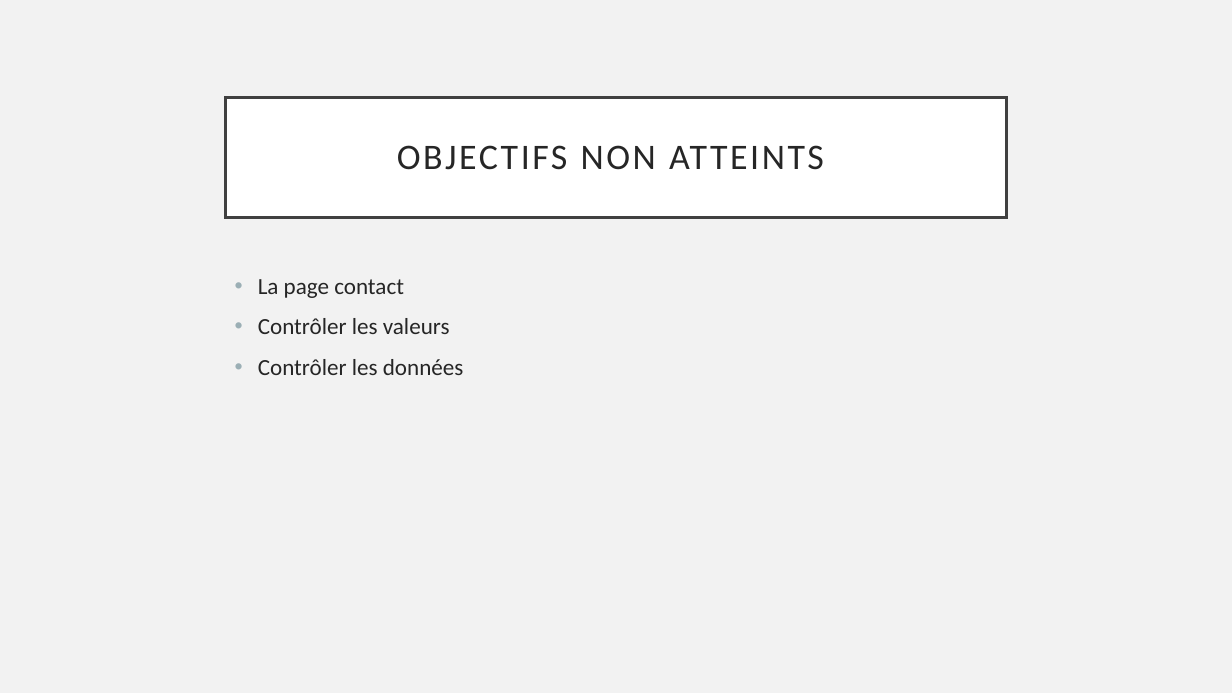
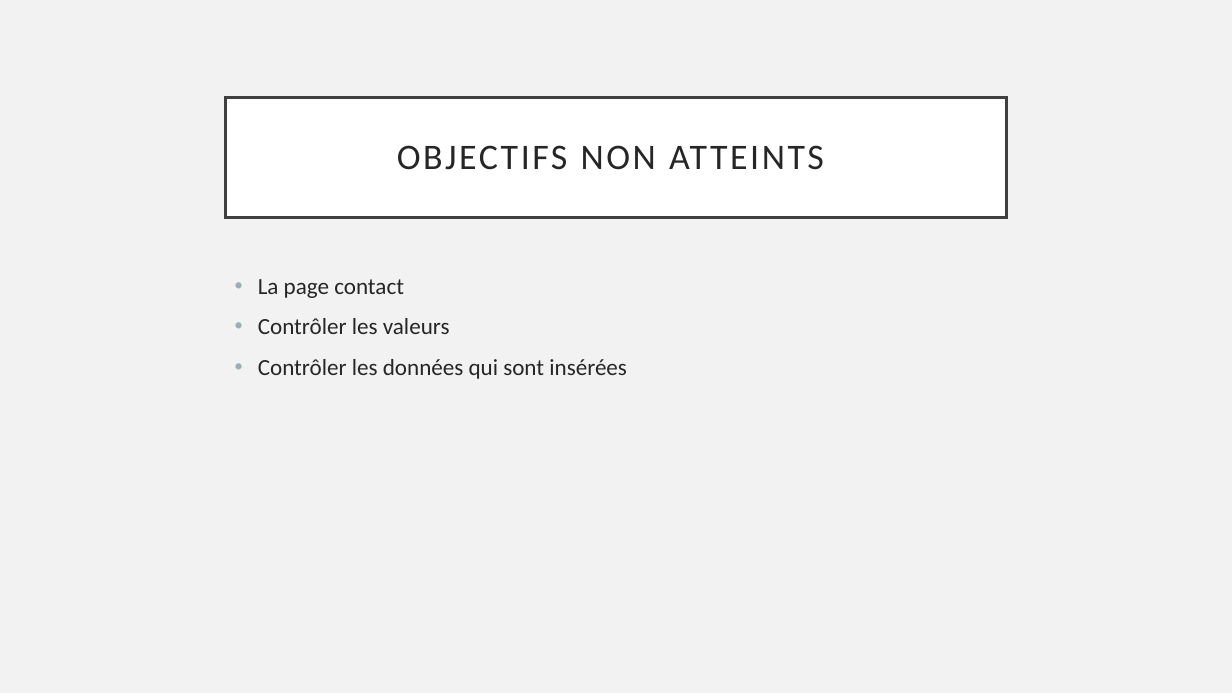
Before and after one commit to JeremyGfeller/Pre-TPi, a slide deck: slide 17 of Documentation/Présentation.pptx. Drawn at 1232x693 pixels with LibreOffice and Linux fonts; fonts in the diff are those of the drawing. Boxes give left, top, right and bottom in pixels: in the first picture for what was removed or moved away, otherwise in the second. Text is boxed around its words. In the diff, an @@ line names an element or a change of style, - is before the commit and + after.

Commit message:
Ajout de texte

```diff
--- a/Documentation/Présentation.pptx
+++ b/Documentation/Présentation.pptx
@@ text at bbox=[258, 359, 627, 379]: text changed @@
-• Contrôler les données
+• Contrôler les données qui sont insérées
```
